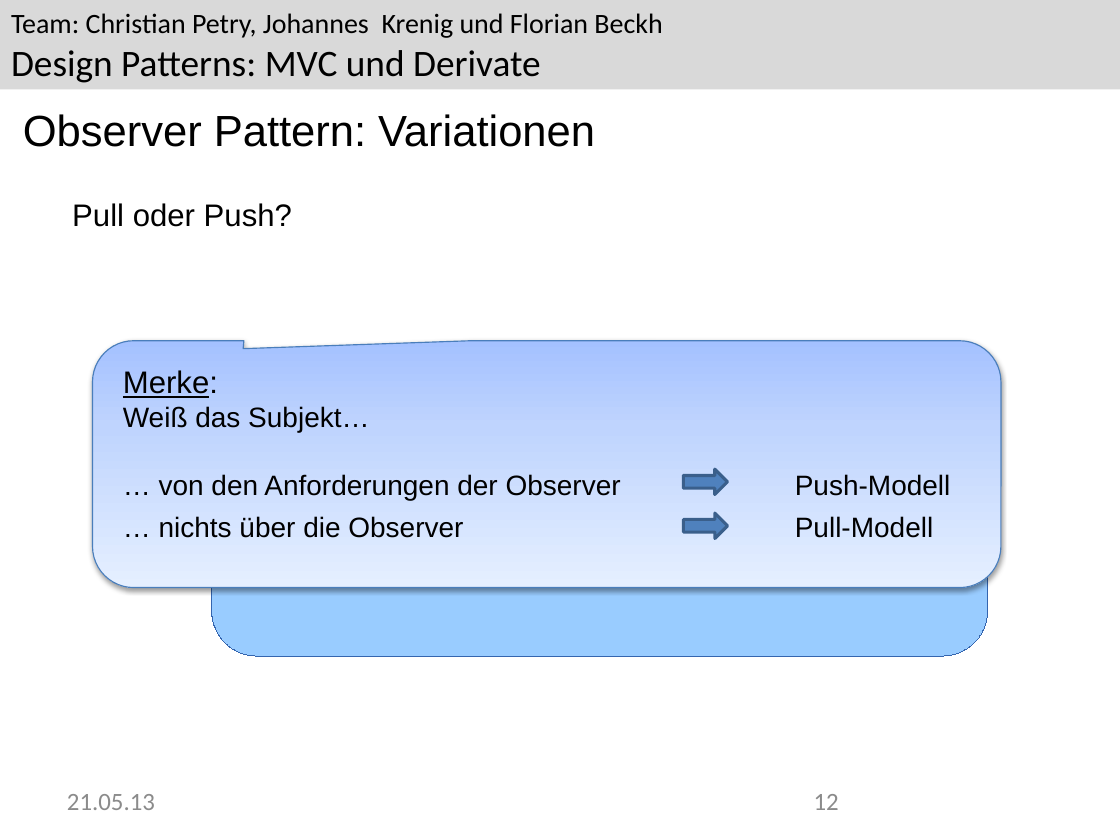
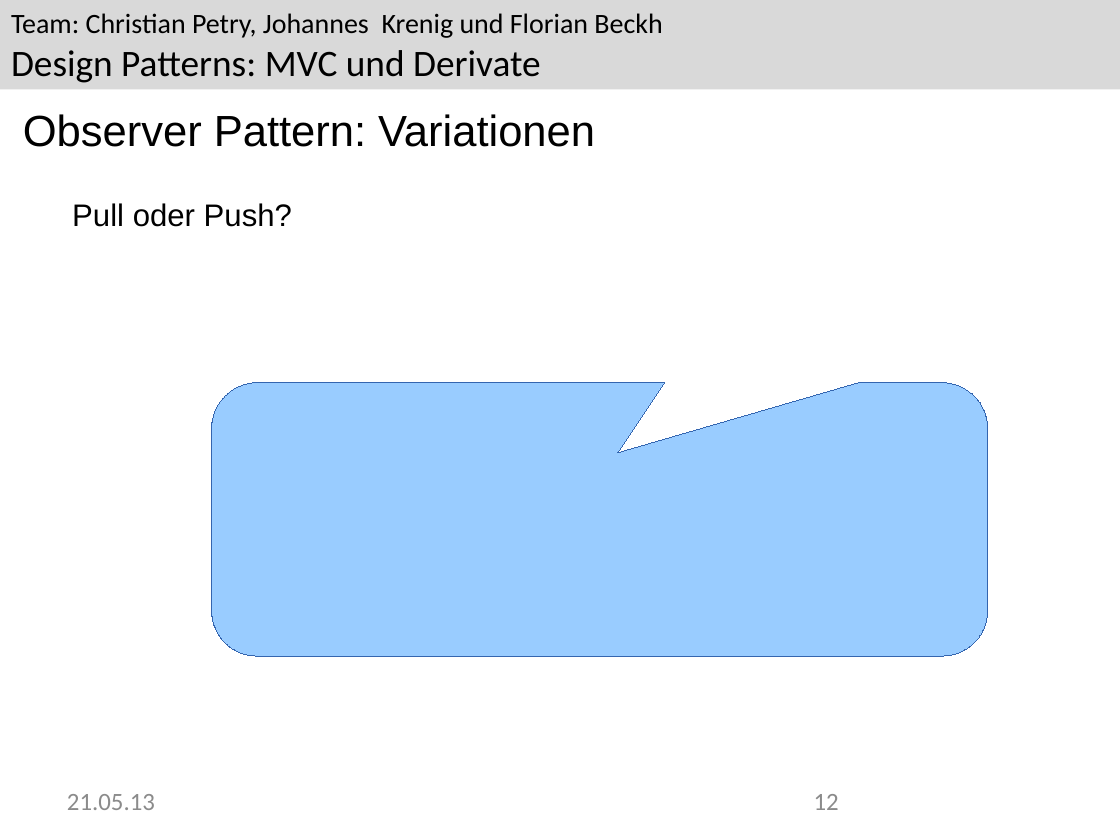
Before and after one commit to Greever/Design-Pattern-MVC, a slide deck: slide 12 of Dokumentation/Praesentation/Praesentation.pptx. Drawn at 1120x840 pixels with LibreOffice and Linux fonts; fonts in the diff are those of the drawing; background and template pictures are left out. Boxes give left, top, right and bottom in pixels: in the first picture for what was removed or moved away, otherwise in the second. Text is boxed around its words. In the diff, an @@ line names an element or a change of style, - is before the commit and + after.

```diff
--- a/Dokumentation/Praesentation/Praesentation.pptx
+++ b/Dokumentation/Praesentation/Praesentation.pptx
@@ rounded speech box removed at (x1=93, y1=340, x2=1001, y2=587) @@
@@ text removed at (x1=123, y1=370, x2=951, y2=538) @@
-Merke:
-Weiß das Subjekt…
-… von den Anforderungen der Observer Push-Modell
-… nichts über die Observer Pull-Modell
@@ right arrow removed at (x1=683, y1=469, x2=727, y2=495) @@
@@ right arrow removed at (x1=683, y1=513, x2=727, y2=539) @@
```
Also in this commit, not shown: 2 other slides changed, 1 slide removed, 4 other files.
